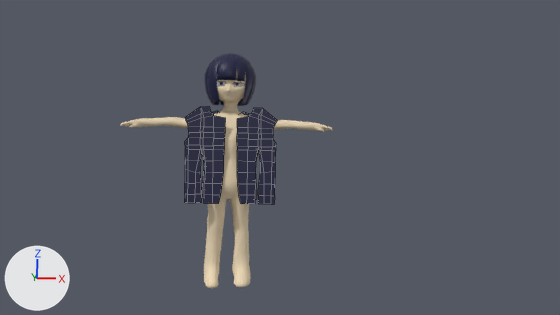
The Blender file coiaichan.blend, before and after one commit.
Camera for both pictures: the file's camera 'Camera'. Lighting does not change. The marker at lower left points along +X, +Y and +Z. Mesh edges are drawn as thin lines on the coarser meshes.

Before the edit, the objects in view are built like this:
```python
me_grid_001 = bpy.data.meshes.new('Grid.001')
me_grid_001.from_pydata(...)  # 320 vertices, 222 faces, 59 loose edges; spans x -2.12..0.05, y -1.27..1.04, z -1.04..-0.04
me_grid_001.polygons.foreach_set('use_smooth', [True] * 222)
me_grid_001.materials.append(mat_material_002)  # dark blue #0a0d3d
me_sphere_002 = bpy.data.meshes.new('Sphere.002')
me_sphere_002.from_pydata(...)  # 701 vertices, 646 faces; spans x -1.032..0.225, y -0.236..1.056, z -0.513..0.751
me_sphere_002.polygons.foreach_set('use_smooth', [True] * 646)
me_sphere_002.materials.append(mat_material_002)  # dark blue #0a0d3d
me_vert_002 = bpy.data.meshes.new('Vert.002')
me_vert_002.from_pydata(...)  # 2294 vertices, 2522 faces, 1 loose edge; spans x -3.89..1.32, y -1.04..0.15, z -4.95..0.69
me_vert_002.polygons.foreach_set('use_smooth', [True] * 2522)
me_vert_002.materials.append(mat_material)  # beige #f1debd
ob_body = bpy.data.objects.new('body', me_vert_002)
ob_body.location = (1.28, 0.45, 1.69)
ob_garment = bpy.data.objects.new('garment', me_grid_001)
ob_garment.location = (1.09, -0.64, 0.06)
ob_garment.rotation_euler = (1.571, 0.0, 0.0)  # degrees (90, 0, 0)
ob_hair = bpy.data.objects.new('hair', me_sphere_002)
ob_hair.location = (0.42, -0.41, 1.66)
_m = ob_hair.modifiers.new('Solidify', 'SOLIDIFY')
_m.thickness = 0.033
_m.nonmanifold_thickness_mode = 'FIXED'
_m.nonmanifold_merge_threshold = 0.0003
```
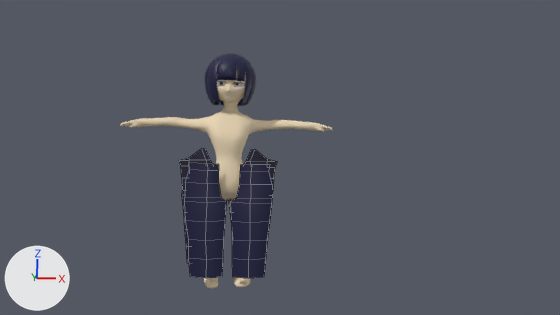
Boxes (x1, y1, x2, y2) around the edits, measured in the pictures (560 x 315 px):
'trousers', added (blue)
    after: (179, 149, 277, 278)
'garment', hidden
    before: (184, 106, 277, 204)

Edits to the bpy script that builds the scene:
```text
Add me_grid:
    me_grid.from_pydata(...)  # 131 vertices, 86 faces, 37 loose edges; spans x -1.424..-0.153, y -0.469..1.017, z -3.17..-2.307
    me_grid.polygons.foreach_set('use_smooth', [True] * 86)
    me_grid.materials.append(mat_material_002)  # dark blue #0a0d3d
Change ob_garment:
    add ob_garment.hide_set(True)
Add ob_trousers:
    ob_trousers = bpy.data.objects.new('trousers', me_grid)
    ob_trousers.location = (1.61, -5.41, -2.0)
    ob_trousers.rotation_euler = (-4.712, 0.0, 0.0)  # degrees (-270, 0, 0)
    ob_trousers.scale = (2.01, 2.01, 2.01)
```
